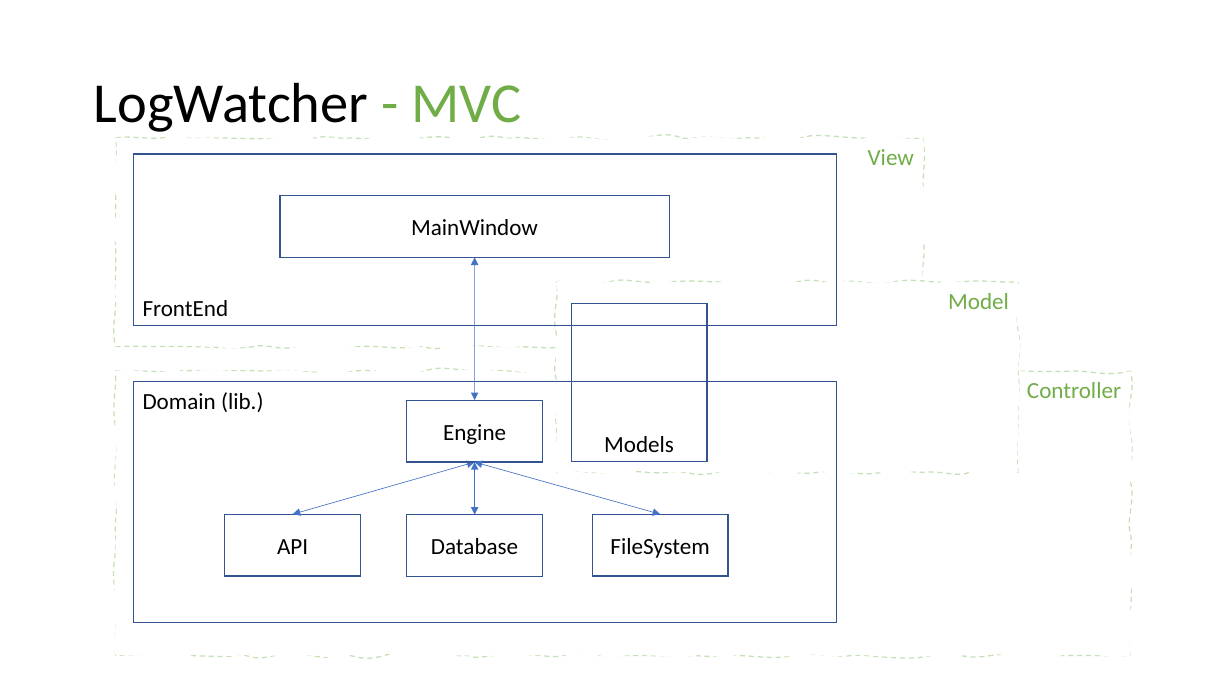
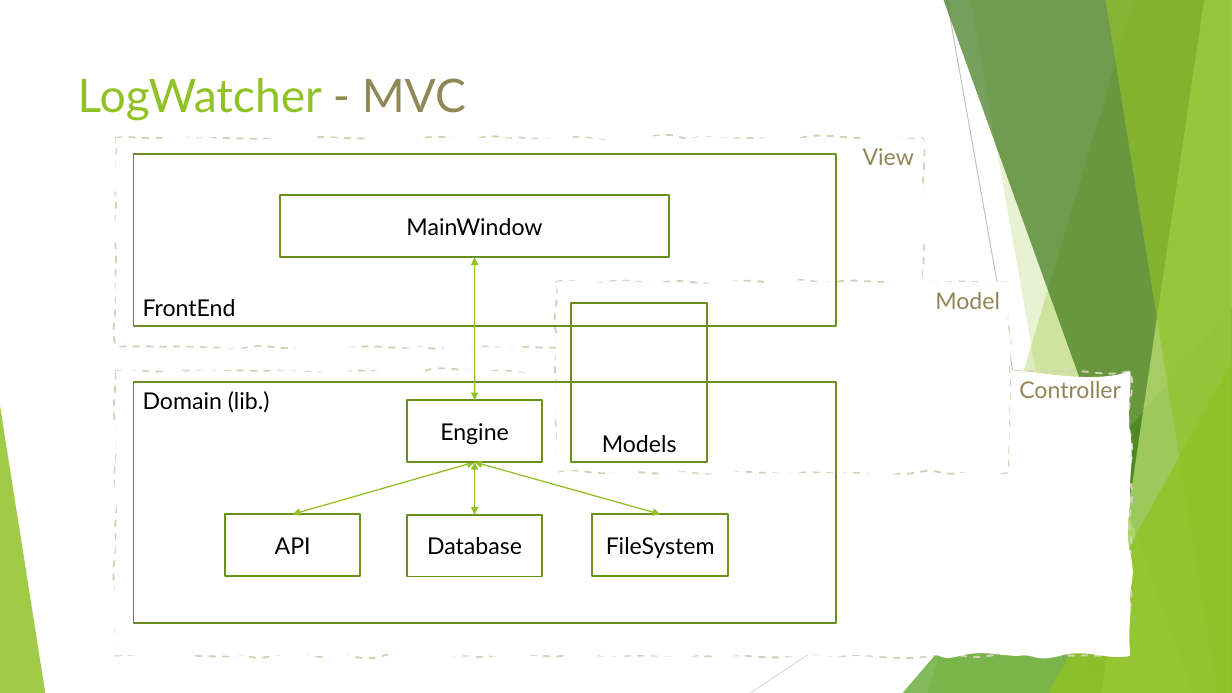
Before and after one commit to FaderVader/CPH_Afgangsprojekt_2022, a slide deck: slide 18 of LogSearcher.pptx (slide 17 before the commit). Drawn at 1232x693 pixels with LibreOffice and Linux fonts; fonts in the diff are those of the drawing. Boxes give left, top, right and bottom in pixels: in the first picture for what was removed or moved away, otherwise in the second. Text is boxed around its words. In the diff, an @@ line names an element or a change of style, - is before the commit and + after.

```diff
--- a/LogSearcher.pptx
+++ b/LogSearcher.pptx
@@ title "LogWatcher - MVC": place and size @@
-title "LogWatcher - MVC" at <box>94,82,521,132</box>
+title "LogWatcher - MVC" at <box>78,78,466,121</box>
@@ title "LogWatcher - MVC" at <box>78,78,466,121</box>: size 44 to 36 pt, font Calibri to Lato; text colour #000000 to #90C226 in "LogWatcher"; text colour #70AD47 to #918655 in "- MVC"; line spacing 0.9 to 1; vertical alignment middle to top @@
@@ double arrow (475, 400) - (475, 258): stroke #4472C4 0.5 pt to #90C226 1 pt @@
@@ font Calibri to Lato, text colour #70AD47 to #918655; outline #548235 1 pt dashed to #6D6540 1.5 pt dashed in 3 elements at <box>116,138,923,347</box>, <box>116,372,1130,656</box>, <box>556,282,1009,472</box> @@
@@ freeform shape "Model": place and size @@
-freeform shape "Model" at <box>556,282,1019,472</box>
+freeform shape "Model" at <box>556,282,1009,472</box>
@@ group added at <box>0,0,1232,693</box>: 5 freeform shapes, 3 triangles, 2 lines @@
@@ font Calibri to Lato; outline #325491 1 pt to #6B901C 1.5 pt in 8 elements at <box>133,382,836,623</box>, <box>133,154,836,326</box>, <box>225,515,360,577</box>, <box>280,196,669,258</box>, <box>407,515,543,577</box>, <box>592,515,728,577</box>, <box>571,303,707,461</box>, <box>407,400,543,462</box> @@
@@ double arrow (293, 515) - (475, 462): stroke #4472C4 0.5 pt to #90C226 1 pt @@
@@ double arrow (475, 515) - (475, 462): stroke #4472C4 0.5 pt to #90C226 1 pt @@
@@ double arrow (661, 515) - (475, 462): stroke #4472C4 0.5 pt to #90C226 1 pt @@
```
Also in this commit, not shown: 17 other slides changed, 1 slide added, 1 other file.
